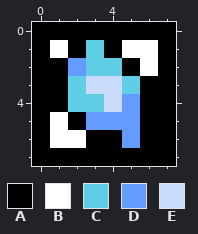
Pixel-art file: Assets/Sprites/UI-ChronoIcon.aseprite. Above: the version before the commit.
8x8 pixels, 1 frame.
Palette (. is transparent): A #000000  B #ffffff  C #5fcde4  D #639bff  E #cbdbfc
Pixels before, first column x 0:
0 AAAAAAAA
1 ABACABBA
2 AADCCABA
3 AACEECAA
4 AACCEDAA
5 ABADDDAA
6 ABBAADAA
7 AAAAAAAA
The same view after the edit:
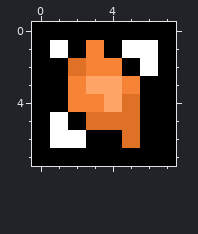
Change:
colour C: #5fcde4 -> #f78436
colour D: #639bff -> #df7126
colour E: #cbdbfc -> #ffa568
Boxes around the changes in both pictures, in picture pixels (x1, y1, x2, y2):
changed: (68, 40, 140, 148)
